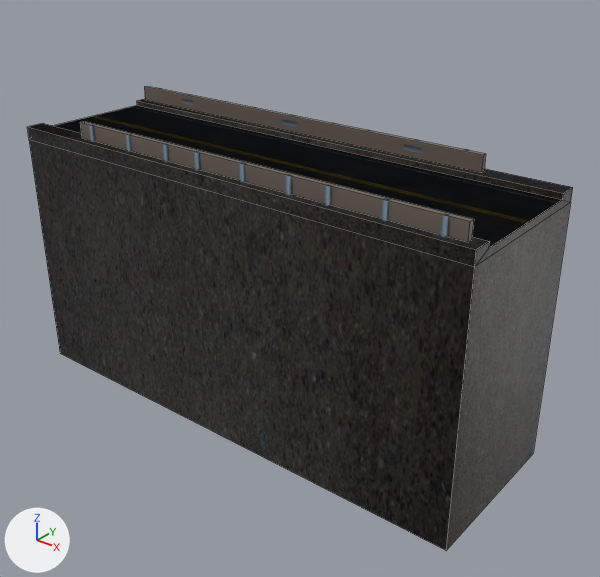
The FBX model Assets/Model/Source/roads/straight-medium.fbx, before and after one commit.
One viewpoint serves both versions: a camera (50 mm lens) standing at (88.9, -82.2, 18.5) and looking at (53.3, -37.7, -9.1). The axes (+X, +Y, +Z) are drawn at lower left. The lights are the same throughout. Mesh edges are drawn as thin lines on the coarser meshes.
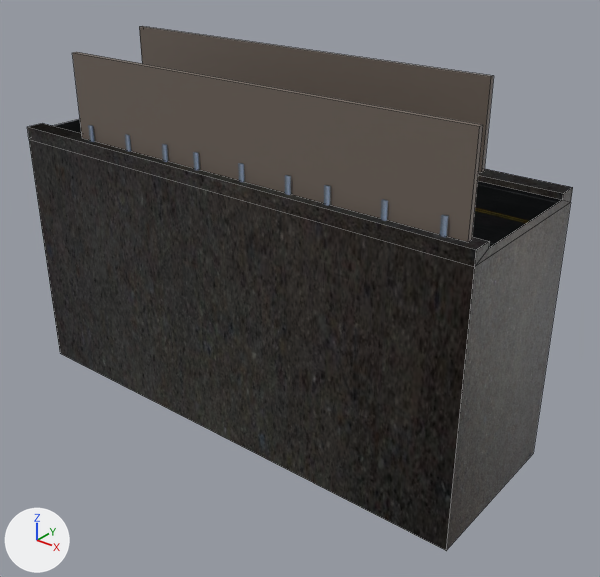
The change, as JSON lines over the scene's bpy script:
```json
{"block": "me_plane_041", "where": "me_plane_041.from_pydata(...)  # 36 vertices, 27 faces; spans x 0.0..40.0, y -6.5..6.5, z -18.6..3.6"}
{"block": "me_plane_041", "where": "# used by ob_plane_034; location = (30.79, -38.0, -1.33)"}
{"block": "me_plane_041", "where": "# before: 22 (6.1, -5.8, 3.6) at pixel (80, 122), 23 (6.1, -5.4, 3.6) at pixel (84, 121), 26 (39.2, -5.8, 3.6) at pixel (470, 221), 27 (39.2, -5.4, 3.6) at pixel (474, 219)"}
{"block": "me_plane_041", "where": "# before: 28 (34.0, 5.9, 3.6) at pixel (485, 153), 29 (34.0, 5.5, 3.6) at pixel (483, 155), 32 (0.5, 5.9, 3.6) at pixel (147, 86), 33 (0.5, 5.5, 3.6) at pixel (144, 86)"}
{"block": "me_plane_041", "change": "me_plane_041 part 1"}
{"op": "add", "block": "me_plane_041", "code": "for i in [22, 23, 26, 27]: me_plane_041.vertices[i].co += Vector((0.0, 0.0, 5.2))"}
{"block": "me_plane_041", "change": "me_plane_041 part 2"}
{"op": "add", "block": "me_plane_041", "code": "for i in [28, 29, 32, 33]: me_plane_041.vertices[i].co += Vector((0.0, 0.0, 5.2))"}
```

Where the change shows, as pixel boxes [x1, y1, x2, y2] in the pictures (600 x 577 px; the box of a moved part takes in the faces that stretch with it):
```json
{"object": "Plane.034", "change": "reshaped", "before": [27, 86, 573, 551], "after": [27, 26, 573, 551], "on screen": "13% taller"}
{"part": 1, "of": "me_plane_041", "change": "moved or reshaped", "before": [80, 121, 474, 242], "after": [72, 52, 483, 242]}
{"part": 2, "of": "me_plane_041", "change": "moved or reshaped", "before": [144, 86, 486, 173], "after": [139, 26, 494, 173]}
```
